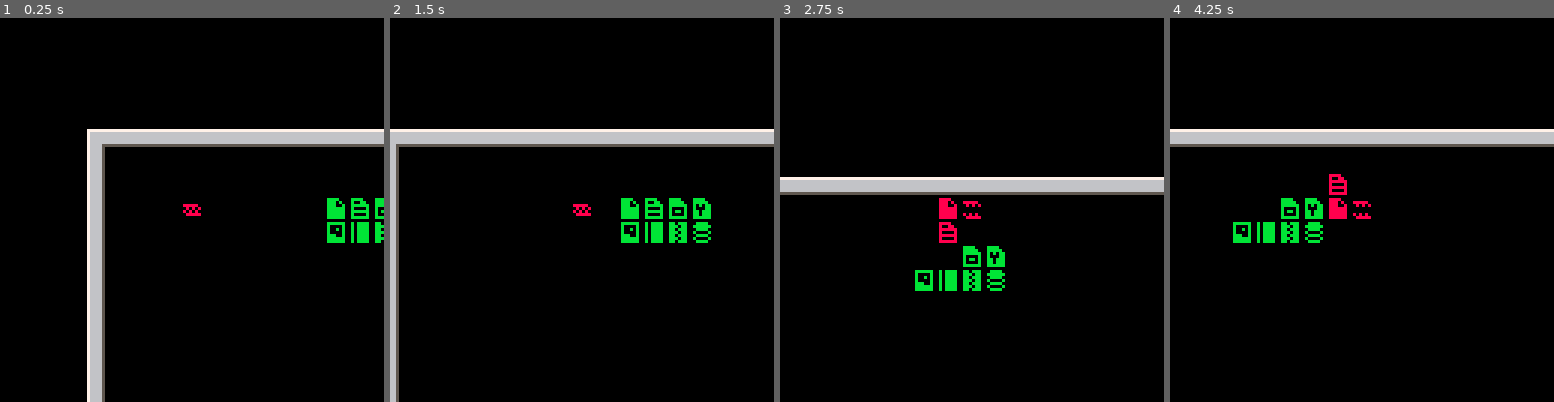
Above: before the commit, frames 1-4 (left to right).
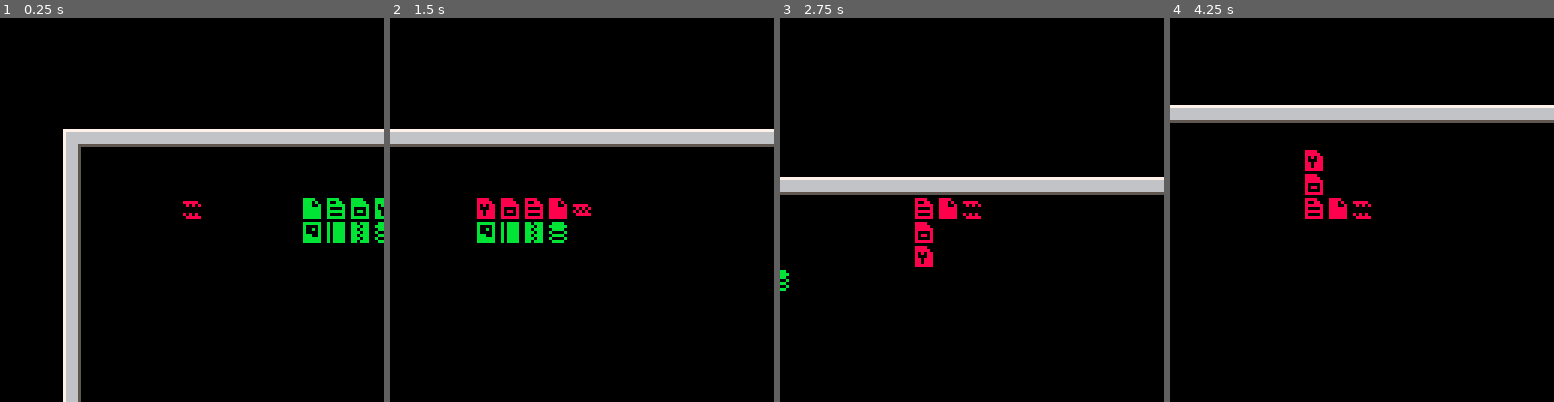
Above: after the commit, the same moments.

Repository: alxgnon/pico-8
Game: PICO-8 cartridge worm.p8
Two runs of this game, one before a commit and one after it. Both use one fixed random seed, a clock stepped at 60 frames per second and the inputs below.
Inputs:
- Up to frame 1 (0.25 s): no input
- Up to frame 2 (1.5 s): tap X (X key) at 0.33, 1.07 s; tap O (Z key) at 0.7 s
- Up to frame 3 (2.75 s): hold Right 1.6-2.1 s; tap O (Z key) at 1.7, 2.1, 2.5 s; tap X (X key) at 1.85 s; hold Up 2.15-2.42 s; hold Right from 2.47 s (still down)
- Up to frame 4 (4.25 s): tap O (Z key) every 0.4 s from 2.9 to 4.1 s; tap X (X key) at 2.97, 4.08 s; release Right at 3.03 s; hold Left 3.08-3.58 s; hold Down 3.63-3.97 s; hold Right from 4.02 s (still down)

The runs differ from the first frame. In frame 1, 7.5% of the frame differs, in the area x 16-100%, y 28-100%; in frame 2, 4.6%; in frame 3, 1.9%; in frame 4, 11%, in the area x 0-100%, y 22-59%.

Commit message:
worm: fix turn mechanism (no lag)

Diff:
--- a/worm.p8
+++ b/worm.p8
@@ -75,11 +76,7 @@
 
 function _update()
 	getaim()
-	turn += 0.125
-	if btnp"0" or btnp"1" or
-			btnp"2" or btnp"3" then
-		turn = flr(turn) + 1
-	end
+	turn += 0.25
 	if flr(turn)==turn then
 		move_worm(worm)
 	end
